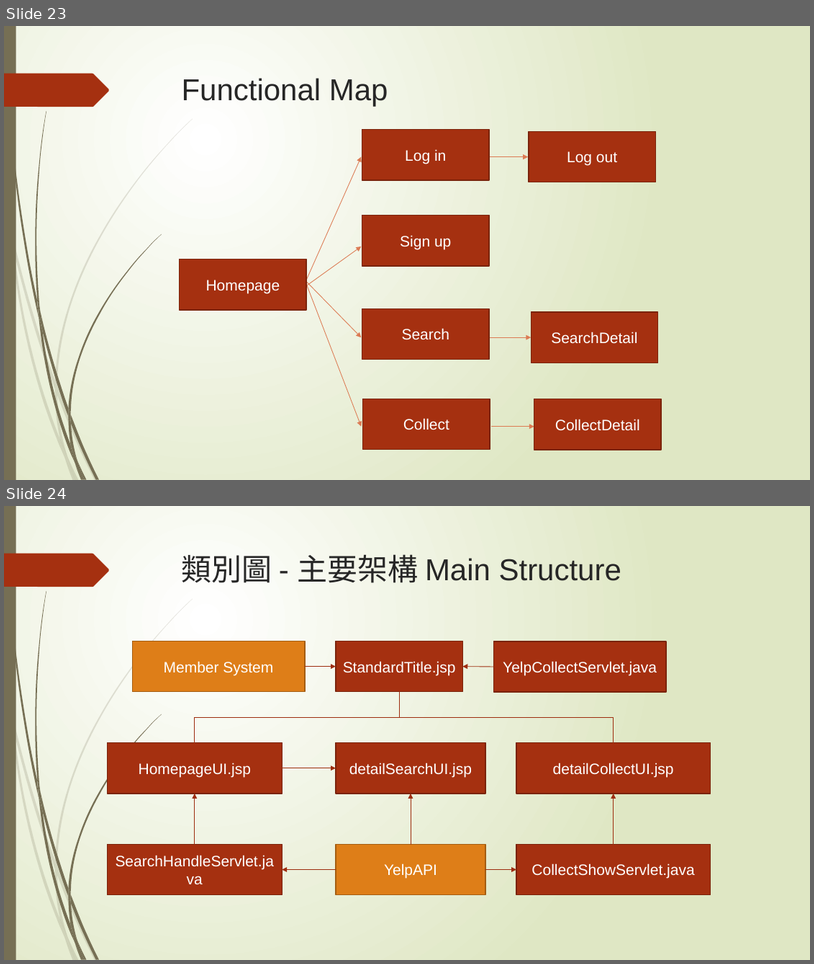
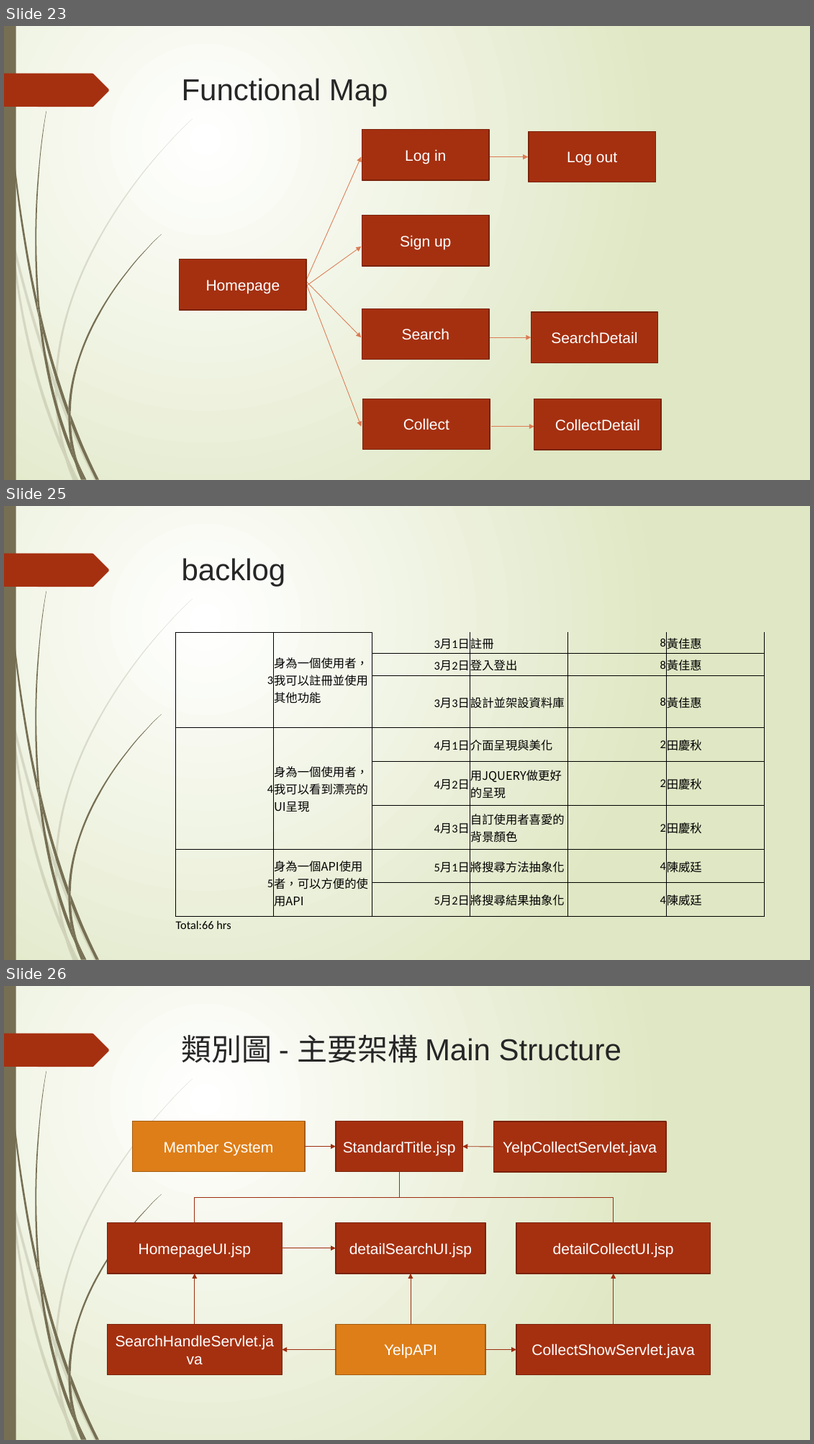
Before and after one commit to penut85420/WBSE_Project, a slide deck: 其他/YelpBlaBla.pptx. Shown one above the other, each under a label of ours: slides 23 and 24 before the commit, slides 23, 25 and 26 after it; the slides between them are not shown. The pictures are 814x964 and 814x1444 pixels, drawn with LibreOffice and Linux fonts; fonts in the diff are those of the drawing. Boxes give left, top, right and bottom in pixels: in the first picture for what was removed or moved away, otherwise in the second. Text is boxed around its words. In the diff, an @@ line names an element or a change of style, - is before the commit and + after.

```diff
--- a/其他/YelpBlaBla.pptx
+++ b/其他/YelpBlaBla.pptx
@@ slide 25 added at [4,506,810,960], background gradient #FFFFFF to #DFE8C4; not listed: 24 template elements that a slide beside it also shows @@
@@ title added at [182,558,286,587], 36 pt, text #262626 @@
+backlog
@@ table added at [176,632,764,932], 9 rows, 6 columns @@
+3 | 身為一個使用者，我可以註冊並使用其他功能 | 3月1日 | 註冊 | 8 | 黃佳惠
+ |  | 3月2日 | 登入登出 | 8 | 黃佳惠
+ |  | 3月3日 | 設計並架設資料庫 | 8 | 黃佳惠
+4 | 身為一個使用者，我可以看到漂亮的UI呈現 | 4月1日 | 介面呈現與美化 | 2 | 田慶秋
+ |  | 4月2日 | 用JQUERY做更好的呈現 | 2 | 田慶秋
+ |  | 4月3日 | 自訂使用者喜愛的背景顏色 | 2 | 田慶秋
+5 | 身為一個API使用者，可以方便的使用API | 5月1日 | 將搜尋方法抽象化 | 4 | 陳威廷
+ |  | 5月2日 | 將搜尋結果抽象化 | 4 | 陳威廷
+Total:66 hrs |  |  |  |  | 
@@ what was slide 24 is now slide 26 @@
```
Also in this commit, not shown: 2 other slides added.
